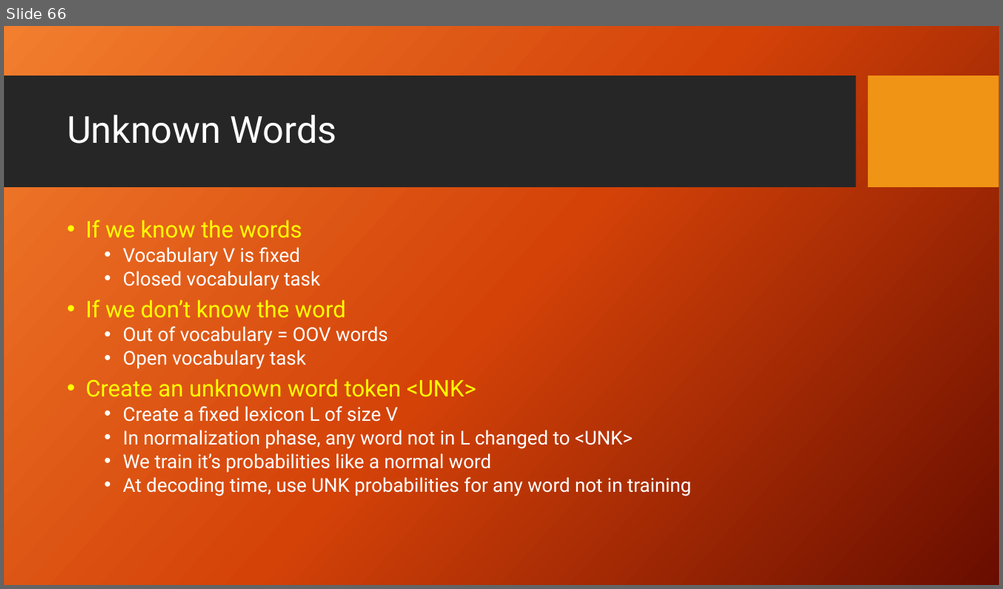
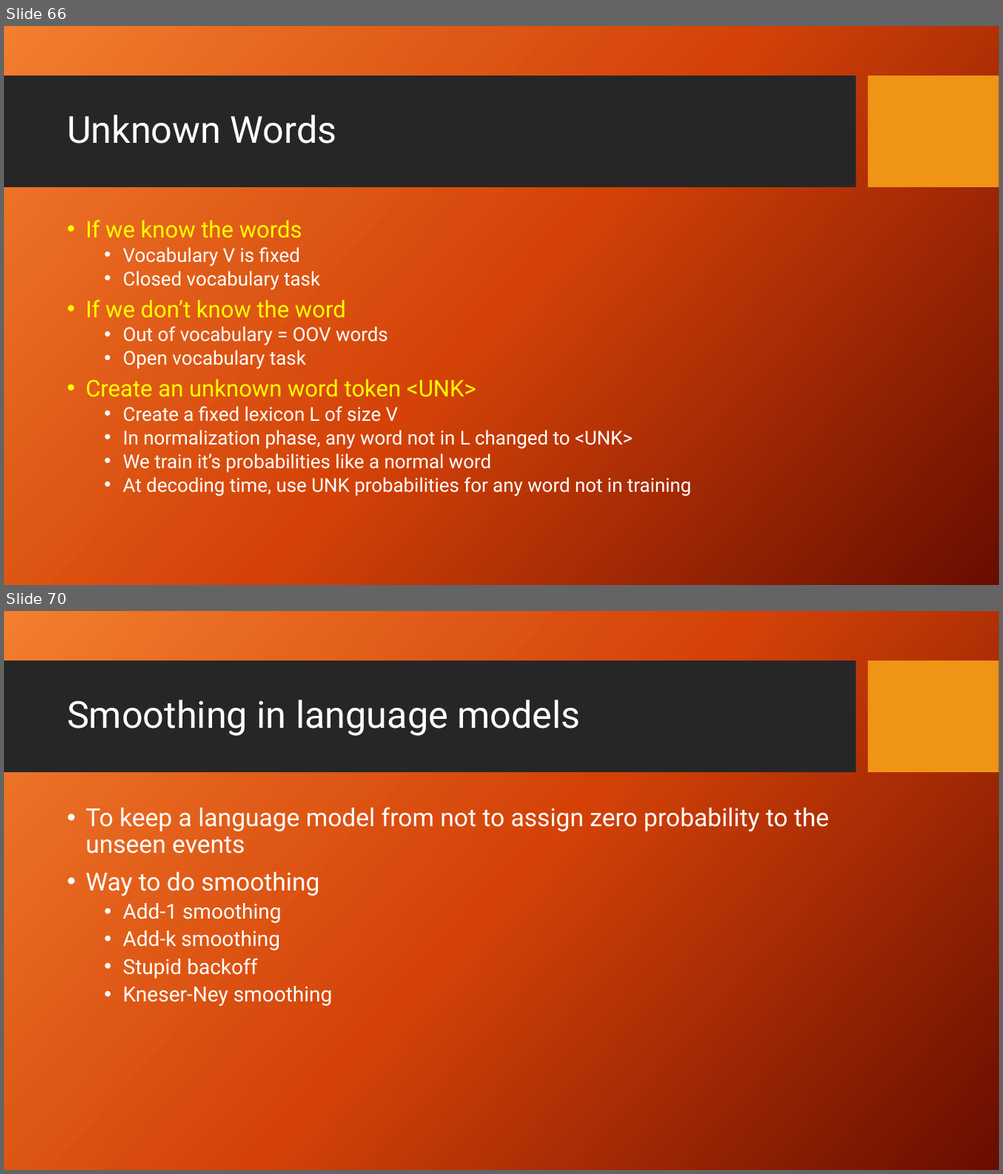
Before and after one commit to FaisalAhmedBijoy/Natural-Language-Processing-with-Python, a slide deck: docs/NLP_bangla_tutorial.pptx. Shown one above the other, each under a label of ours: slide 66 before the commit, slides 66 and 70 after it; the slides between them are not shown. The pictures are 1003x589 and 1003x1174 pixels, drawn with LibreOffice and Linux fonts; fonts in the diff are those of the drawing; background and template pictures are left out. Boxes give left, top, right and bottom in pixels: in the first picture for what was removed or moved away, otherwise in the second. Text is boxed around its words. In the diff, an @@ line names an element or a change of style, - is before the commit and + after.

Commit message:
add smoothing add 1

```diff
--- a/docs/NLP_bangla_tutorial.pptx
+++ b/docs/NLP_bangla_tutorial.pptx
@@ slide 70 added at [4, 611, 999, 1170], background picture (left out); not listed: 2 template elements that a slide beside it also shows @@
@@ title added at [67, 700, 580, 736], 36 pt, text #FFFFFF @@
+Smoothing in language models
@@ text added at [85, 807, 828, 1006], 24 pt, text #FFFFFF @@
+• To keep a language model from not to assign zero probability to the unseen events
+• Way to do smoothing
+  • Add-1 smoothing
+  • Add-k smoothing
+  • Stupid backoff
+  • Kneser-Ney smoothing
```
Also in this commit, not shown: 7 other slides added.
